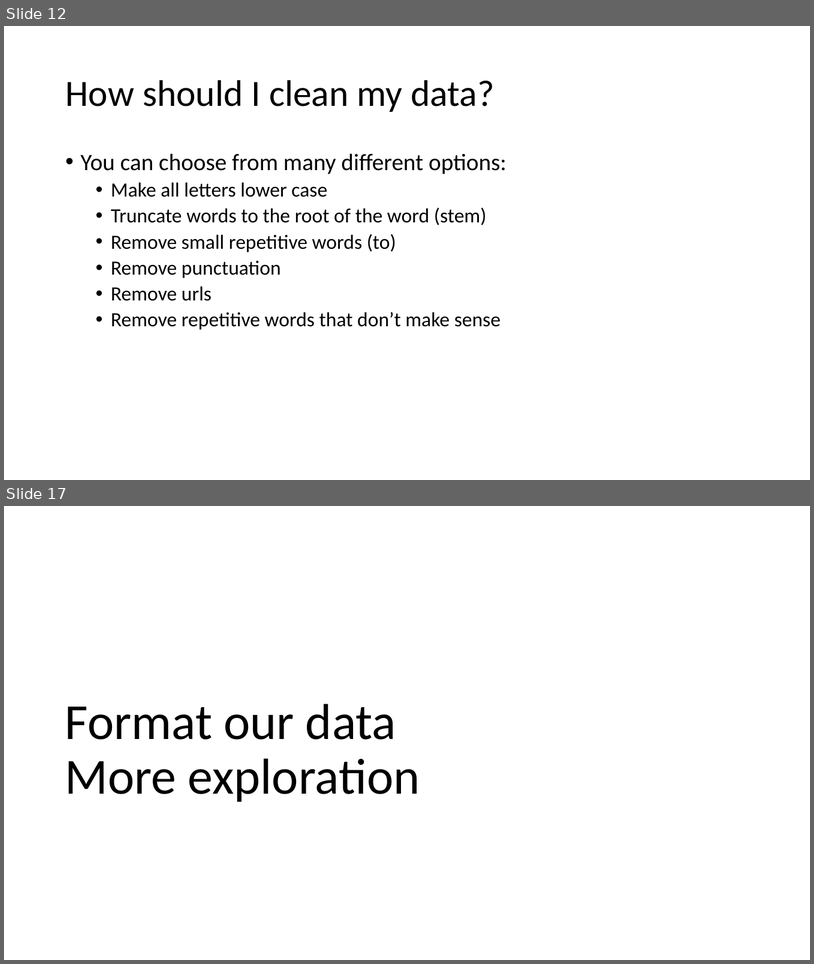
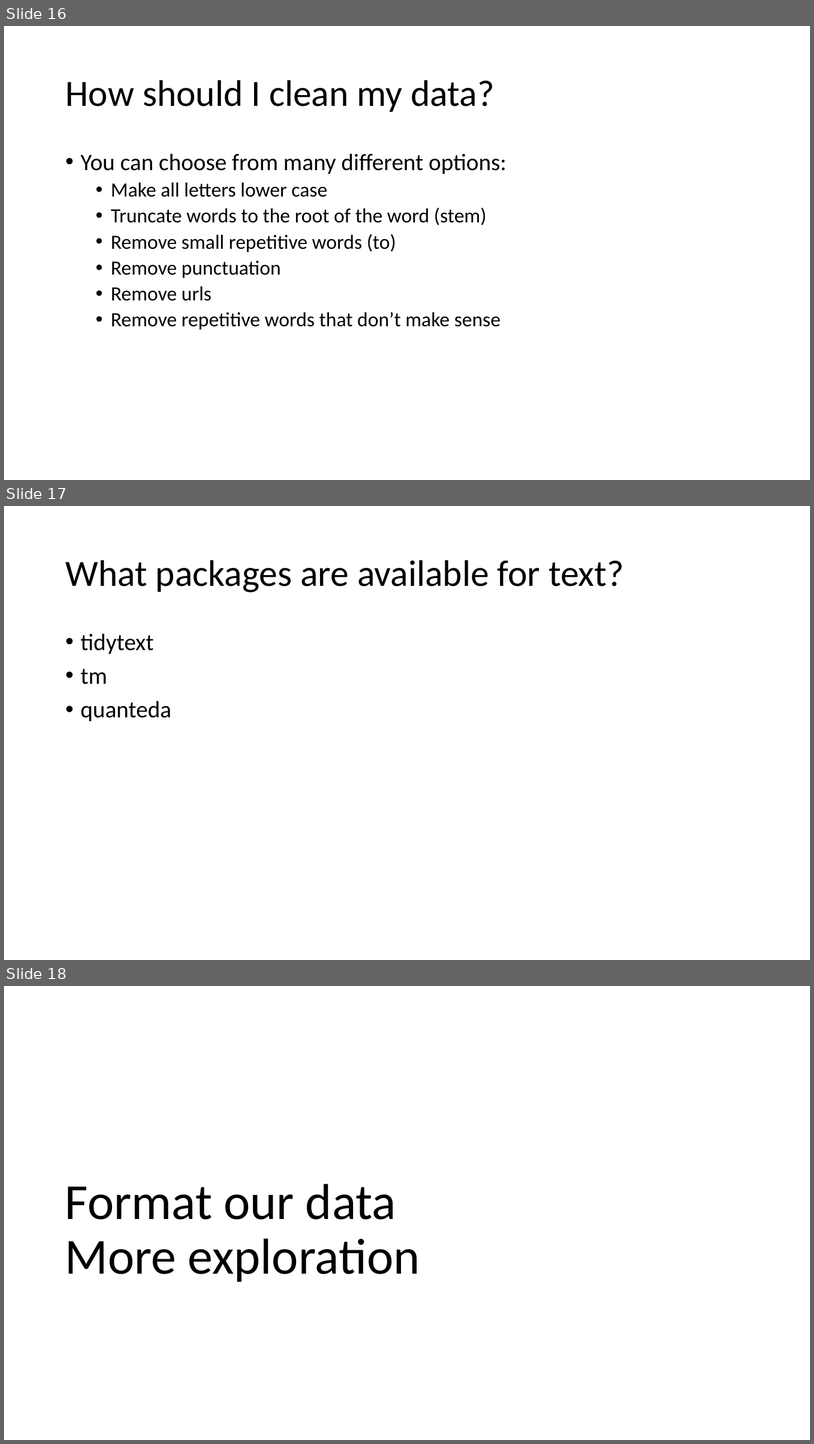
Before and after one commit to MeyerGrace/eRum_2018_prep, a slide deck: eRumWorkshop.pptx. Shown one above the other, each under a label of ours: slides 12 and 17 before the commit, slides 16, 17 and 18 after it; the slides between them are not shown. The pictures are 814x964 and 814x1444 pixels, drawn with LibreOffice and Linux fonts; fonts in the diff are those of the drawing; background and template pictures are left out. Boxes give left, top, right and bottom in pixels: in the first picture for what was removed or moved away, otherwise in the second. Text is boxed around its words. In the diff, an @@ line names an element or a change of style, - is before the commit and + after.

```diff
--- a/eRumWorkshop.pptx
+++ b/eRumWorkshop.pptx
@@ slide 17 added at bbox=[4, 506, 810, 960], background #FFFFFF @@
@@ title added at bbox=[65, 560, 624, 592], 44 pt, text #000000 @@
+What packages are available for text?
@@ text added at bbox=[81, 633, 172, 721], 28 pt, text #000000 @@
+• tidytext
+• tm
+• quanteda
@@ what was slide 12 is now slide 16 @@
@@ what was slide 17 is now slide 18 @@
```
Also in this commit, not shown: 2 slides changed, 1 other file.
